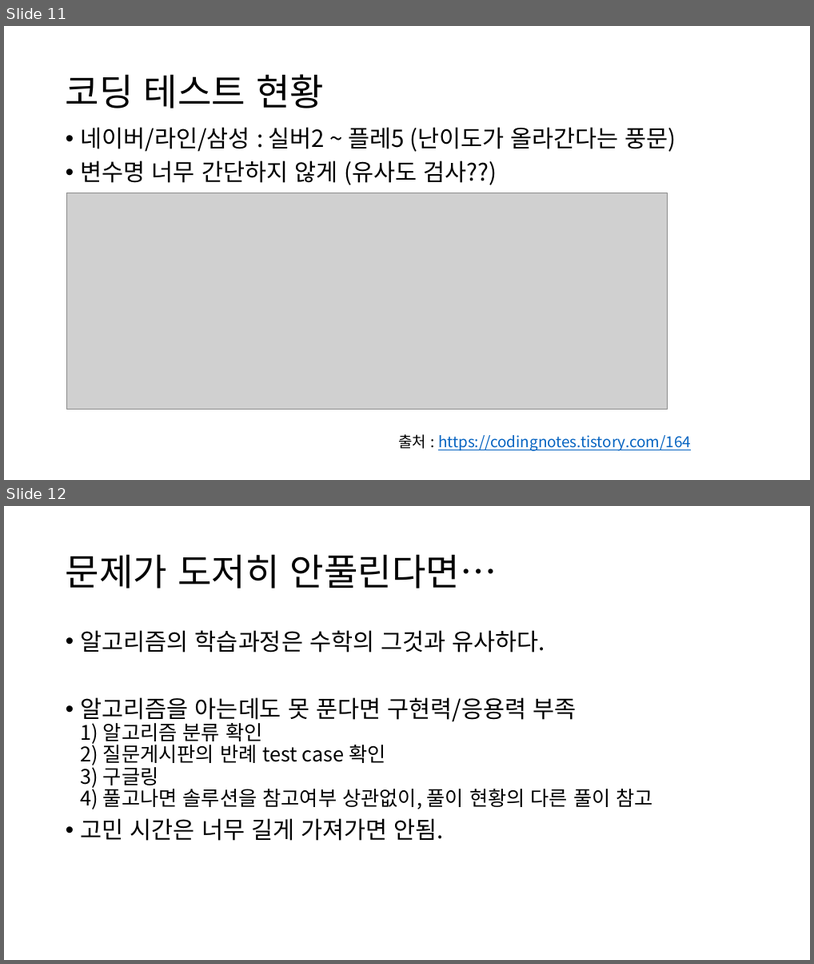
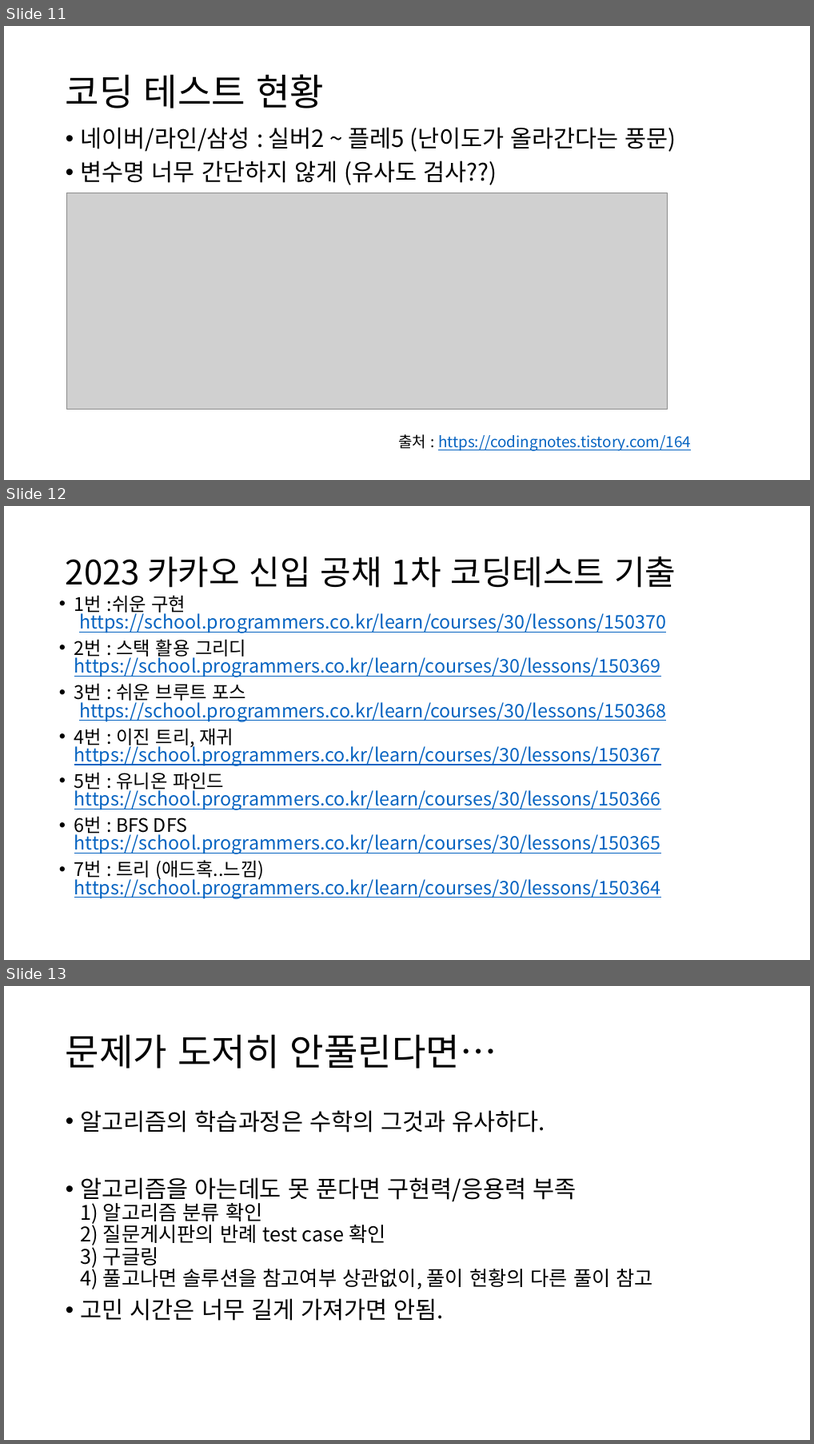
Before and after one commit to quizoverflow/2023_Algorithm_Study, a slide deck: 1주차 OT/1주차 OT.pptx. Shown one above the other, each under a label of ours: slides 11 and 12 before the commit, slides 11, 12 and 13 after it. The pictures are 814x964 and 814x1444 pixels, drawn with LibreOffice and Linux fonts; fonts in the diff are those of the drawing; grey boxes stand for pictures. Boxes give left, top, right and bottom in pixels: in the first picture for what was removed or moved away, otherwise in the second. Text is boxed around its words. In the diff, an @@ line names an element or a change of style, - is before the commit and + after.

```diff
--- a/1주차 OT/1주차 OT.pptx
+++ b/1주차 OT/1주차 OT.pptx
@@ slide 12 added at [4,506,810,960], background #FFFFFF @@
@@ title added at [66,556,676,588], 40 pt, text #000000 @@
+2023 카카오 신입 공채 1차 코딩테스트 기출
@@ text added at [74,595,666,899], 22.2 pt, text #0563C1, underline @@
+• 1번 :쉬운 구현
+  https://school.programmers.co.kr/learn/courses/30/lessons/150370
+• 2번 : 스택 활용 그리디
+  https://school.programmers.co.kr/learn/courses/30/lessons/150369
+• 3번 : 쉬운 브루트 포스
+  https://school.programmers.co.kr/learn/courses/30/lessons/150368
+• 4번 : 이진 트리, 재귀
+  https://school.programmers.co.kr/learn/courses/30/lessons/150367
+• 5번 : 유니온 파인드
+  https://school.programmers.co.kr/learn/courses/30/lessons/150366
+• 6번 : BFS DFS
+  https://school.programmers.co.kr/learn/courses/30/lessons/150365
+• 7번 : 트리 (애드혹..느낌)
+  https://school.programmers.co.kr/learn/courses/30/lessons/150364
@@ what was slide 12 is now slide 13 @@
```
Also in this commit, not shown: 3 slides changed.
